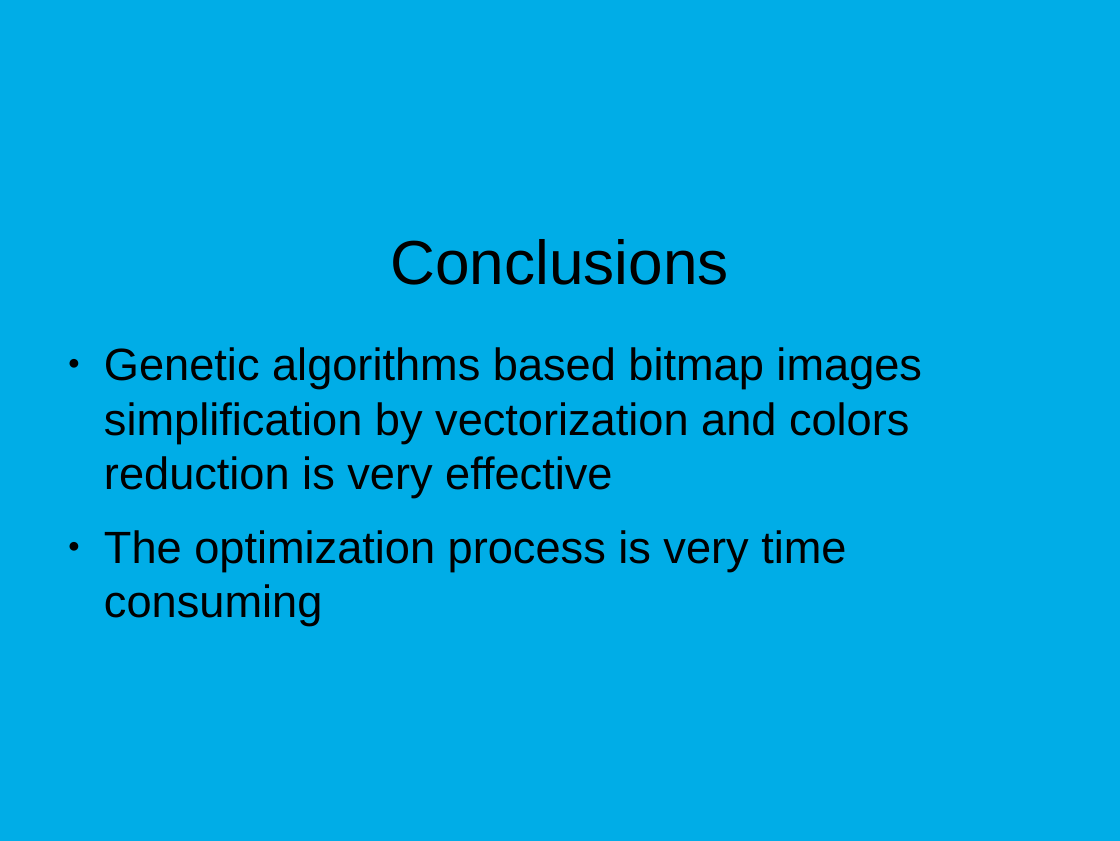
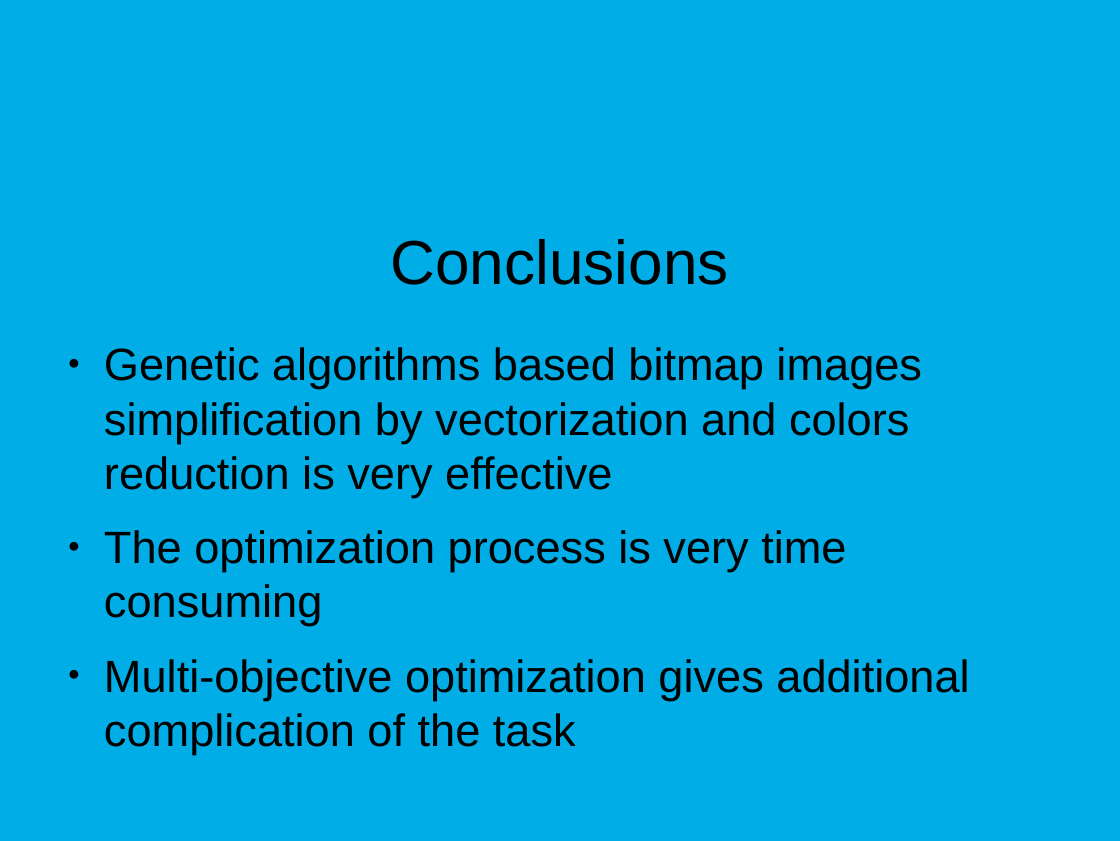
Before and after one commit to TodorBalabanov/ICAI20-International-Conference-Automatics-and-Informatics-2020, a slide deck: slide 16 of ICAI20-Multiobjective-Optimization-in-Image-Approximation.odp (slide 15 before the commit). Drawn at 1120x841 pixels with LibreOffice and Linux fonts; fonts in the diff are those of the drawing; background and template pictures are left out. Boxes give left, top, right and bottom in pixels: in the first picture for what was removed or moved away, otherwise in the second. Text is boxed around its words. In the diff, an @@ line names an element or a change of style, - is before the commit and + after.

```diff
--- a/ICAI20-Multiobjective-Optimization-in-Image-Approximation.odp
+++ b/ICAI20-Multiobjective-Optimization-in-Image-Approximation.odp
@@ text at (104, 659, 969, 754): paragraph added @@
+● Multi-objective optimization gives additional complication of the task
```
Also in this commit, not shown: 3 other slides changed, 1 slide added.
